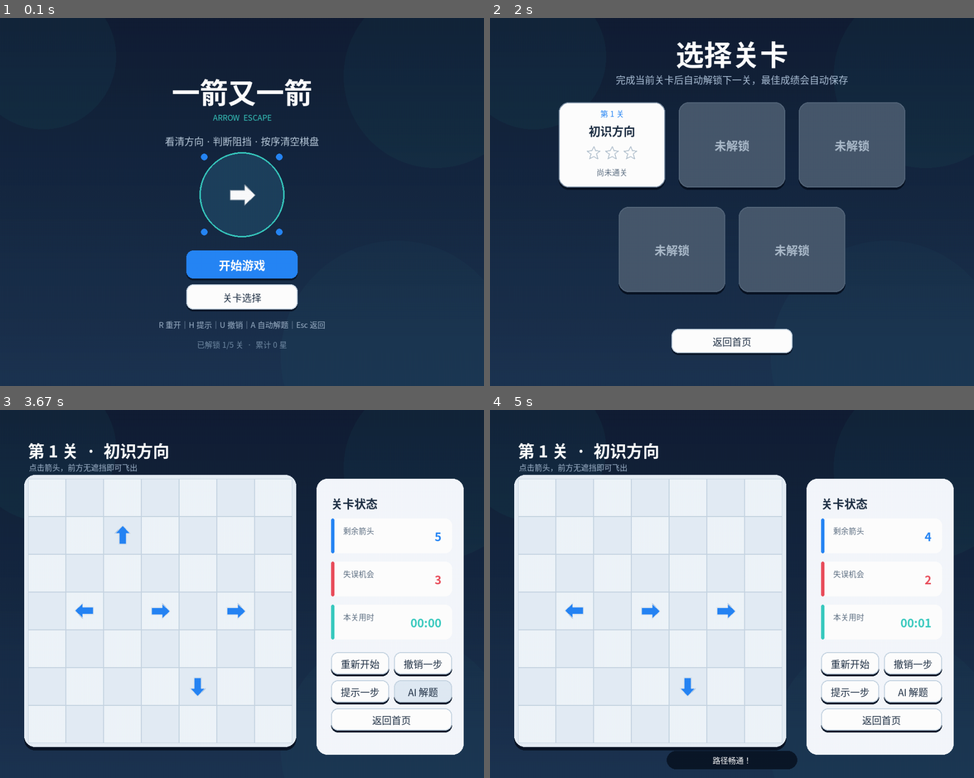
Above: before the commit, frames 1-4 (two rows, left to right).
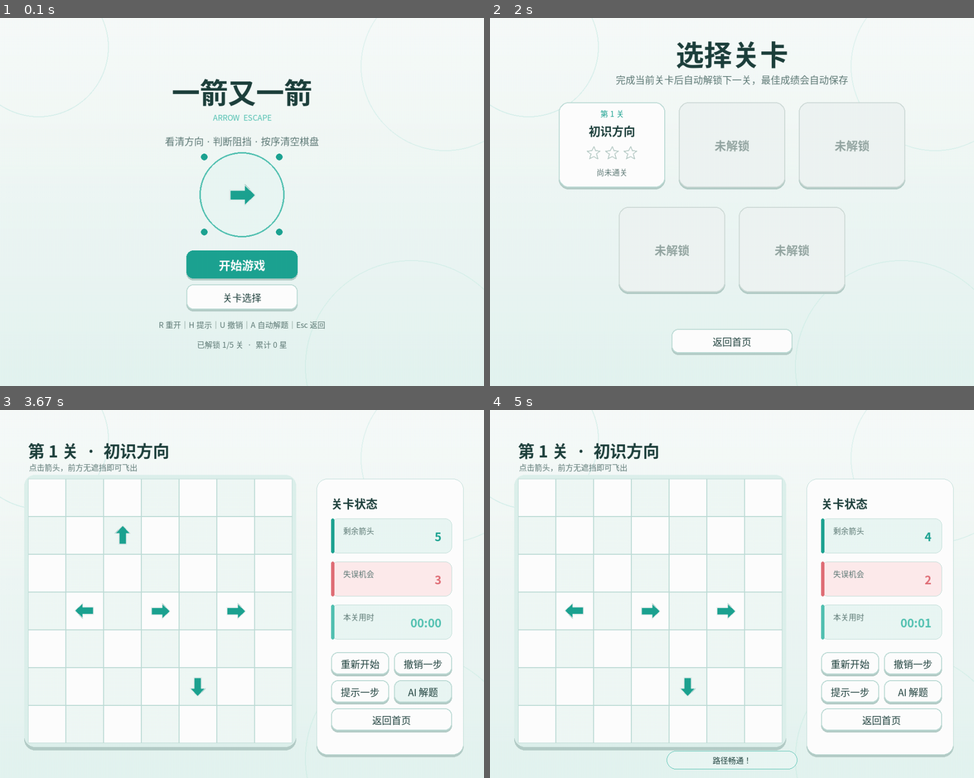
Above: after the commit, the same moments.

Repository: Sqarxx/arrow-escape-pygame
Game: pygame game, started from main.py
Two runs of this game, one before a commit and one after it. Both use one fixed random seed, a clock stepped at 60 frames per second and the inputs below.
Inputs (mouse positions are in pixels of both pictures, inside the frame that each line leads up to):
- Up to frame 1 (0.1 s): no input
- Up to frame 2 (2 s): tap Enter at 0.33 s; click (649, 220) at 0.72 s; click (581, 146) at 1.05 s; click (911, 330) at 1.38 s; click "关卡选择" at 1.72 s
- Up to frame 3 (3.67 s): click "返回首页" at 2.55 s; click (338, 564) at 2.88 s; click (411, 689) at 3.22 s; tap Space at 3.5 s
- Up to frame 4 (5 s): click (901, 667) at 3.88 s; click (649, 612) at 4.22 s; click (615, 656) at 4.55 s; click (625, 527) at 4.88 s

The runs differ from the first frame. In frame 1, 98% of the frame differs, in the area x 0-100%, y 0-100%; in frame 2, 93%; in frame 3, 37%; in frame 4, 37%.

Commit message:
style: 改为青绿色浅色极简主题

Diff:
--- a/arrow_game/app.py
+++ b/arrow_game/app.py
@@ -21,19 +21,22 @@
 BOARD_TOP = 142
 CELL_SIZE = 78
 
-BG_TOP = (18, 31, 53)
-BG_BOTTOM = (29, 53, 82)
-PANEL = (245, 248, 252)
-BOARD_BG = (231, 239, 247)
-GRID = (198, 213, 227)
-INK = (30, 47, 68)
-MUTED = (91, 109, 129)
-BLUE = (39, 134, 246)
-BLUE_DARK = (27, 105, 208)
-CYAN = (57, 203, 192)
-ORANGE = (246, 158, 68)
-RED = (234, 78, 91)
+BG_TOP = (249, 252, 251)
+BG_BOTTOM = (229, 245, 241)
+PANEL = (255, 255, 255)
+BOARD_BG = (222, 241, 237)
+GRID = (190, 221, 215)
+INK = (31, 65, 61)
+MUTED = (93, 121, 117)
+BLUE = (30, 164, 147)
+BLUE_DARK = (20, 136, 123)
+CYAN = (82, 194, 178)
+ORANGE = (238, 168, 96)
+RED = (225, 111, 119)
 WHITE = (255, 255, 255)
+SOFT_TEAL = (234, 248, 245)
+SOFT_RED = (255, 235, 237)
+SHADOW = (180, 205, 200)
 LEVEL_TIME_TARGETS = (25, 32, 40, 48, 60)
 
 
@@ -115,11 +118,11 @@
             text_color = WHITE
             border_color = color
         else:
-            color = (224, 234, 244) if hovered else WHITE
+            color = SOFT_TEAL if hovered else WHITE
             text_color = INK
             border_color = GRID
         shadow = self.rect.move(0, 4)
-        pygame.draw.rect(surface, (13, 25, 43, 70), shadow, border_radius=14)
+        pygame.draw.rect(surface, SHADOW, shadow, border_radius=14)
         pygame.draw.rect(surface, color, self.rect, border_radius=14)
         pygame.draw.rect(surface, border_color, self.rect, 2, border_radius=14)
         draw_text(surface, self.text, font, text_color, self.rect.center, "center")
@@ -572,17 +575,17 @@
             )
             pygame.draw.line(self.screen, color, (0, y), (WINDOW_WIDTH, y))
         for x, y, radius, alpha in (
-            (90, 80, 150, 12),
-            (900, 120, 190, 10),
-            (820, 700, 240, 8),
+            (80, 60, 145, 42),
+            (920, 100, 175, 34),
+            (850, 720, 220, 28),
         ):
             glow = pygame.Surface((radius * 2, radius * 2), pygame.SRCALPHA)
-            pygame.draw.circle(glow, (*CYAN, alpha), (radius, radius), radius)
+            pygame.draw.circle(glow, (*CYAN, alpha), (radius, radius), radius, 2)
             self.screen.blit(glow, (x - radius, y - radius))
 
     def draw_start_screen(self) -> None:
         mouse = pygame.mouse.get_pos()
-        draw_text(self.screen, "一箭又一箭", self.font_xl, WHITE, (500, 150), "center")
+        draw_text(self.screen, "一箭又一箭", self.font_xl, INK, (500, 150), "center")
         draw_text(
             self.screen,
             "ARROW  ESCAPE",
@@ -595,7 +598,7 @@
             self.screen,
             "看清方向 · 判断阻挡 · 按序清空棋盘",
             self.font_body,
-            (188, 205, 222),
+            MUTED,
             (500, 253),
             "center",
         )
@@ -609,7 +612,7 @@
             self.screen,
             "R 重开｜H 提示｜U 撤销｜A 自动解题｜Esc 返回",
             self.font_small,
-            (159, 179, 201),
+            MUTED,
             (500, 633),
             "center",
         )
@@ -618,19 +621,19 @@
             self.screen,
             f"已解锁 {self.progress.unlocked_level + 1}/{len(LEVELS)} 关  ·  累计 {total_stars} 星",
             self.font_small,
-            (115, 140, 166),
+            MUTED,
             (500, 674),
             "center",
         )
 
     def draw_level_select_screen(self) -> None:
         mouse = pygame.mouse.get_pos()
-        draw_text(self.screen, "选择关卡", self.font_xl, WHITE, (500, 72), "center")
+        draw_text(self.screen, "选择关卡", self.font_xl, INK, (500, 72), "center")
         draw_text(
             self.screen,
             "完成当前关卡后自动解锁下一关，最佳成绩会自动保存",
             self.font_body,
-            (174, 194, 216),
+            MUTED,
             (500, 126),
             "center",
         )
@@ -638,12 +641,12 @@
             rect = self.level_card_rect(index)
             unlocked = self.progress.is_unlocked(index)
             hovered = unlocked and rect.collidepoint(mouse)
-            color = WHITE if unlocked else (71, 88, 108)
+            color = WHITE if unlocked else (239, 245, 243)
             if hovered:
-                color = (229, 240, 251)
-            pygame.draw.rect(self.screen, (9, 20, 36), rect.move(0, 5), border_radius=20)
+                color = SOFT_TEAL
+            pygame.draw.rect(self.screen, SHADOW, rect.move(0, 4), border_radius=20)
             pygame.draw.rect(self.screen, color, rect, border_radius=20)
-            border = BLUE if hovered else ((124, 143, 165) if unlocked else (86, 104, 124))
+            border = BLUE if hovered else (GRID if unlocked else (207, 220, 216))
             pygame.draw.rect(self.screen, border, rect, 2, border_radius=20)
 
             if unlocked:
@@ -683,7 +686,7 @@
                     self.screen,
                     "未解锁",
                     self.font_md,
-                    (174, 189, 205),
+                    (148, 166, 162),
                     rect.center,
                     "center",
                 )
@@ -709,17 +712,17 @@
                         star_center[1] + math.sin(angle) * point_radius,
                     )
                 )
-            color = ORANGE if index < filled else (185, 198, 211)
+            color = ORANGE if index < filled else (188, 207, 203)
             if index < filled:
                 pygame.draw.polygon(self.screen, color, points)
             else:
                 pygame.draw.polygon(self.screen, color, points, 2)
 
     def draw_logo(self, center: tuple[int, int]) -> None:
-        pygame.draw.circle(self.screen, (31, 65, 94), center, 88)
+        pygame.draw.circle(self.screen, SOFT_TEAL, center, 88)
         pygame.draw.circle(self.screen, CYAN, center, 88, 3)
         arrow = Arrow(0, 0, Direction.RIGHT)
-        self.draw_arrow_icon(self.screen, arrow, center, 68, WHITE)
+        self.draw_arrow_icon(self.screen, arrow, center, 68, BLUE)
         for angle in (45, 135, 225, 315):
             radians = math.radians(angle)
             point = (
@@ -734,14 +737,14 @@
             self.screen,
             f"第 {self.level_index + 1} 关  ·  {self.level.name}",
             self.font_lg,
-            WHITE,
+            INK,
             (58, 58),
         )
         draw_text(
             self.screen,
             "点击箭头，前方无遮挡即可飞出",
             self.font_small,
-            (164, 184, 207),
+            MUTED,
             (60, 106),
         )
         self.draw_board(mouse)
@@ -751,13 +754,18 @@
         if self.toast_time > 0:
             toast_width = min(520, max(270, len(self.toast) * 22 + 48))
             toast = pygame.Rect((WINDOW_WIDTH - toast_width) // 2, 704, toast_width, 38)
-            pygame.draw.rect(self.screen, (12, 24, 41), toast, border_radius=19)
-            draw_text(self.screen, self.toast, self.font_small, WHITE, toast.center, "center")
+            warning = "阻挡" in self.toast or "失败" in self.toast or "没有" in self.toast
+            toast_color = SOFT_RED if warning else SOFT_TEAL
+            text_color = RED if warning else INK
+            border_color = RED if warning else CYAN
+            pygame.draw.rect(self.screen, toast_color, toast, border_radius=19)
+            pygame.draw.rect(self.screen, border_color, toast, 1, border_radius=19)
+            draw_text(self.screen, self.toast, self.font_small, text_color, toast.center, "center")
 
     def draw_board(self, mouse: tuple[int, int]) -> None:
         rect = self.board_rect
         shadow = rect.inflate(16, 16).move(0, 7)
-        pygame.draw.rect(self.screen, (10, 21, 37), shadow, border_radius=22)
+        pygame.draw.rect(self.screen, SHADOW, shadow, border_radius=22)
         pygame.draw.rect(self.screen, BOARD_BG, rect.inflate(16, 16), border_radius=22)
 
         for row in range(self.board.rows):
@@ -768,7 +776,7 @@
                     CELL_SIZE,
                     CELL_SIZE,
                 )
-                color = (239, 245, 250) if (row + col) % 2 == 0 else (228, 237, 246)
+                color = WHITE if (row + col) % 2 == 0 else (240, 249, 247)
                 pygame.draw.rect(self.screen, color, cell)
                 pygame.draw.rect(self.screen, GRID, cell, 1)
 
@@ -844,7 +852,9 @@
 
     def draw_side_panel(self, mouse: tuple[int, int]) -> None:
         panel = pygame.Rect(654, 142, 304, 570)
+        pygame.draw.rect(self.screen, SHADOW, panel.move(0, 5), border_radius=22)
         pygame.draw.rect(self.screen, PANEL, panel, border_radius=22)
+        pygame.draw.rect(self.screen, GRID, panel, 1, border_radius=22)
         draw_text(self.screen, "关卡状态", self.font_md, INK, (684, 175))
         self.draw_stat_card((684, 224), "剩余箭头", str(self.board.remaining), BLUE)
         self.draw_stat_card((684, 313), "失误机会", str(self.board.mistakes_left), RED)
@@ -865,7 +875,9 @@
         accent: tuple[int, int, int],
     ) -> None:
         rect = pygame.Rect(position[0], position[1], 250, 72)
-        pygame.draw.rect(self.screen, WHITE, rect, border_radius=14)
+        fill = SOFT_RED if accent == RED else SOFT_TEAL
+        pygame.draw.rect(self.screen, fill, rect, border_radius=14)
+        pygame.draw.rect(self.screen, GRID, rect, 1, border_radius=14)
         pygame.draw.rect(self.screen, accent, (rect.x, rect.y, 7, rect.height), border_radius=4)
         draw_text(self.screen, label, self.font_small, MUTED, (rect.x + 25, rect.y + 13))
         draw_text(self.screen, value, self.font_md, accent, (rect.right - 22, rect.centery), "midright")
@@ -873,7 +885,9 @@
     def draw_result_screen(self, success: bool) -> None:
         mouse = pygame.mouse.get_pos()
         card = pygame.Rect(260, 120, 480, 540)
+        pygame.draw.rect(self.screen, SHADOW, card.move(0, 5), border_radius=28)
         pygame.draw.rect(self.screen, PANEL, card, border_radius=28)
+        pygame.draw.rect(self.screen, GRID, card, 1, border_radius=28)
         color = CYAN if success else RED
         pygame.draw.circle(self.screen, color, (500, 230), 64)
         if success:
@@ -923,7 +937,9 @@
     def draw_complete_screen(self) -> None:
         mouse = pygame.mouse.get_pos()
         card = pygame.Rect(230, 104, 540, 560)
+        pygame.draw.rect(self.screen, SHADOW, card.move(0, 5), border_radius=30)
         pygame.draw.rect(self.screen, PANEL, card, border_radius=30)
+        pygame.draw.rect(self.screen, GRID, card, 1, border_radius=30)
         for radius, color in ((76, BLUE), (57, CYAN), (36, ORANGE)):
             pygame.draw.circle(self.screen, color, (500, 235), radius, 4)
         draw_text(self.screen, "★", self.font_xl, ORANGE, (500, 230), "center")
Not shown, changed: README.md
Binary file changed: docs/screenshots/failure.png
Binary file changed: docs/screenshots/game.png
Binary file changed: docs/screenshots/levels.png
Binary file changed: docs/screenshots/start.png
Binary file changed: docs/screenshots/success.png
Not shown, changed: AIGC_LOG.md
Not shown, changed: BLOG.md
Not shown, changed: TEST_REPORT.md
